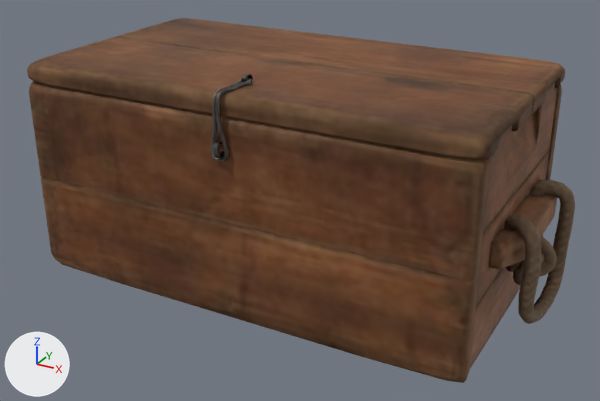
What one commit did to the glTF model assets/models/ph_crate.glb.
Both versions are drawn from a camera (50 mm lens) standing at (0.59, -1.059, 0.636) and looking at (0.02, -0.022, 0.118). The axes (+X, +Y, +Z) are drawn at lower left. The lights are the same throughout. The older version comes first. Vertices at exactly the same position are counted once.

Names of what the first picture shows: 'wooden_crate_01', 'wooden_crate_01_latch', 'wooden_crate_01_lid'.
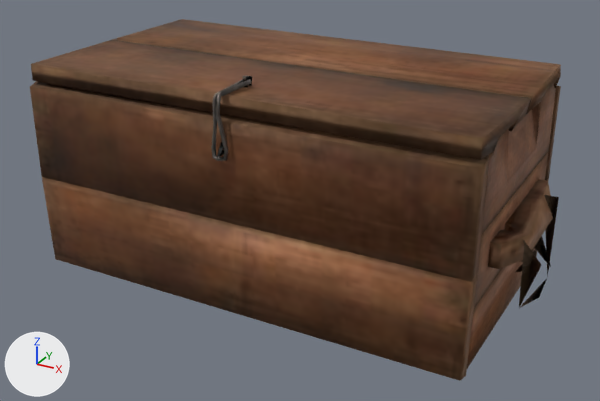
What differs and where, as boxes (x1, y1, x2, y2) in the pictures (600 x 401 px):
```json
{"object": "wooden_crate_01", "change": "reshaped", "before": [29, 81, 575, 383], "after": [30, 81, 561, 381]}
{"object": "wooden_crate_01_lid", "change": "reshaped", "before": [27, 18, 565, 160], "after": [31, 19, 561, 160]}
{"part": 1, "of": "me_cube_005", "change": "deleted", "before": [27, 18, 565, 160], "on screen": "brown"}
{"part": 2, "of": "me_cube_005", "change": "deleted", "before": [242, 74, 253, 83]}
{"part": 3, "of": "me_cube_020", "change": "deleted", "before": [29, 81, 575, 383], "on screen": "brown"}
{"part": 4, "of": "me_cube_020", "change": "deleted", "before": [213, 142, 224, 158]}
```

Edits to the scene script, one JSON object a line:
```json
{"block": "me_cube_005", "where": "# used by ob_wooden_crate_01_lid; location = (0.0, 0.0, 0.0)"}
{"op": "remove", "block": "me_cube_005", "code": "me_cube_005.from_pydata(...)  # 352 vertices, 692 faces; spans x -0.354..0.354, y -0.196..0.196, z 0.299..0.342"}
{"op": "add", "block": "me_cube_005", "code": "me_cube_005.from_pydata(...)  # 58 vertices, 104 faces; spans x -0.354..0.354, y -0.188..0.188, z 0.299..0.341"}
{"block": "me_cube_005", "change": "me_cube_005 part 1: 268 vertices removed from x -0.354..0.354, y -0.196..0.196, z 0.299..0.329"}
{"block": "me_cube_005", "change": "me_cube_005 part 2: 26 vertices removed from x -0.003..0.003, y -0.143..-0.125, z 0.334..0.342"}
{"block": "me_cube_020", "where": "# used by ob_wooden_crate_01; location = (0.0, 0.0, 0.0)"}
{"op": "remove", "block": "me_cube_020", "code": "me_cube_020.from_pydata(...)  # 2808 vertices, 5508 faces; spans x -0.413..0.413, y -0.213..0.195, z -0.008..0.314"}
{"op": "add", "block": "me_cube_020", "code": "me_cube_020.from_pydata(...)  # 194 vertices, 287 faces; spans x -0.406..0.408, y -0.212..0.193, z -0.006..0.314"}
{"block": "me_cube_020", "change": "me_cube_020 part 3: 2585 vertices removed from x -0.413..0.413, y -0.195..0.195, z -0.008..0.314"}
{"block": "me_cube_020", "change": "me_cube_020 part 4: 29 vertices removed from x -0.007..0.004, y -0.213..-0.203, z 0.245..0.267"}
```
